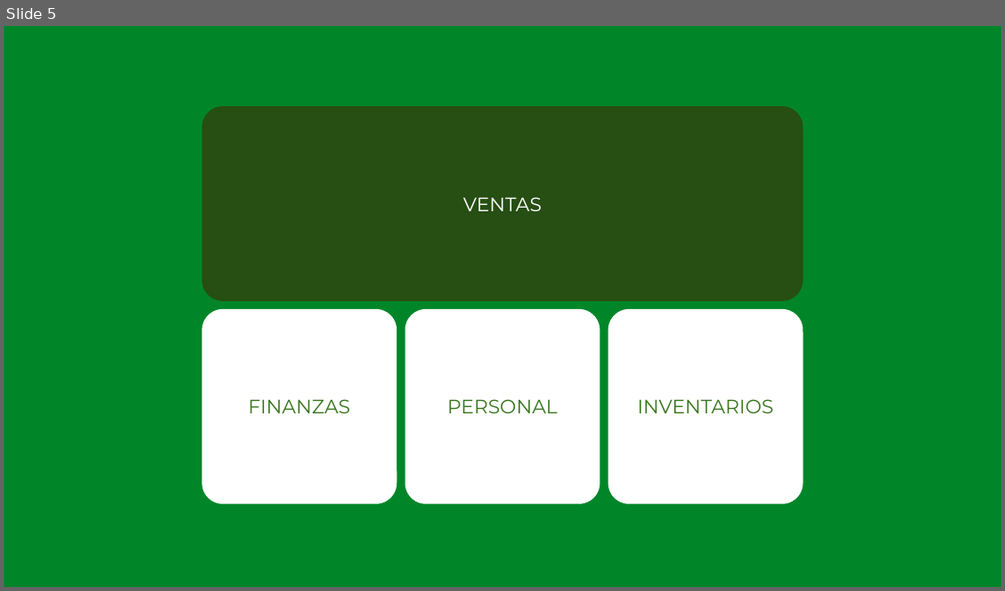
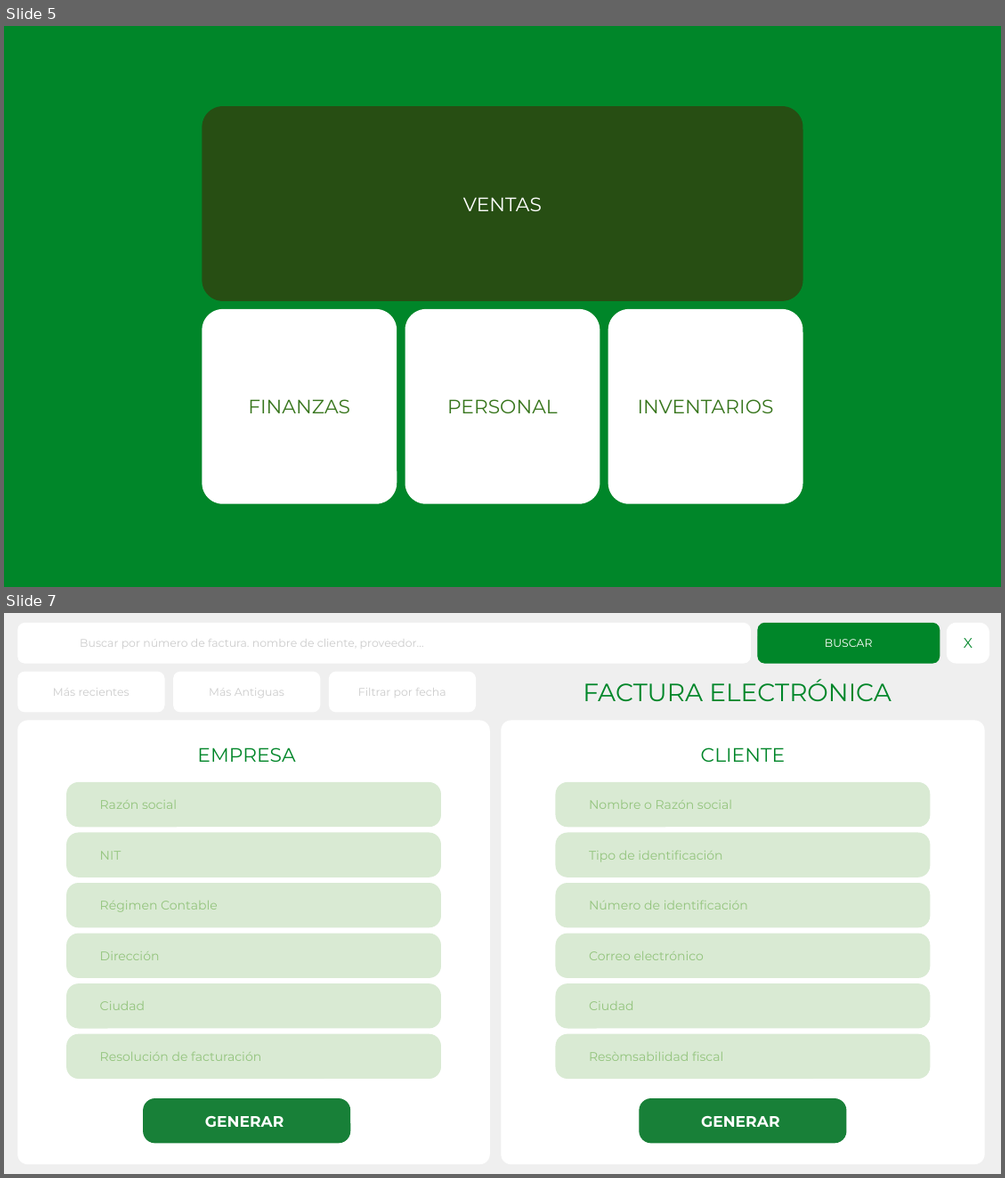
Before and after one commit to edwynacosta/PALMA-WEB, a slide deck: Listas de Interfaces PALMA Software.pptx. Shown one above the other, each under a label of ours: slide 5 before the commit, slides 5 and 7 after it; the slides between them are not shown. The pictures are 1005x591 and 1005x1178 pixels, drawn with LibreOffice and Linux fonts; fonts in the diff are those of the drawing. Boxes give left, top, right and bottom in pixels: in the first picture for what was removed or moved away, otherwise in the second. Text is boxed around its words. In the diff, an @@ line names an element or a change of style, - is before the commit and + after.

```diff
--- a/Listas de Interfaces PALMA Software.pptx
+++ b/Listas de Interfaces PALMA Software.pptx
@@ slide 7 added at <box>4,613,1001,1174</box>, background #EFEFEF @@
@@ rounded rectangle added at <box>18,623,750,663</box>, fill #FFFFFF, outline #FFFFFF 0.75 pt, 8 pt, text #CCCCCC @@
+Buscar por número de factura. nombre de cliente, proveedor…
@@ rounded rectangle added at <box>758,623,939,663</box>, fill #008629, outline #008629 0.75 pt, 8 pt, text #FFFFFF @@
+BUSCAR
@@ rounded rectangle added at <box>947,623,989,663</box>, fill #FFFFFF, outline #FFFFFF 0.75 pt, 10 pt, text #008629 @@
+X
@@ rounded rectangle added at <box>18,672,163,712</box>, fill #FFFFFF, outline #FFFFFF 0.75 pt, 8 pt, text #CCCCCC @@
+Más recientes
@@ rounded rectangle added at <box>173,672,319,712</box>, fill #FFFFFF, outline #FFFFFF 0.75 pt, 8 pt, text #CCCCCC @@
+Más Antiguas
@@ rounded rectangle added at <box>329,672,475,712</box>, fill #FFFFFF, outline #FFFFFF 0.75 pt, 8 pt, text #CCCCCC @@
+Filtrar por fecha
@@ text added at <box>582,679,890,701</box>, 18 pt, text #008629 @@
+FACTURA ELECTRÓNICA
@@ rounded rectangle added at <box>18,721,489,1163</box>, fill #FFFFFF, outline #FFFFFF 0.75 pt @@
@@ rounded rectangle added at <box>502,721,984,1163</box>, fill #FFFFFF, outline #FFFFFF 0.75 pt @@
@@ text added at <box>197,747,295,762</box>, 14 pt, text #008629 @@
+EMPRESA
@@ text added at <box>701,747,785,762</box>, 14 pt, text #008629 @@
+CLIENTE
@@ rounded rectangle added at <box>67,782,441,827</box>, fill #D9EAD3, outline #D9EAD3 0.75 pt, 9 pt, text #93C47D @@
+Razón social
@@ rounded rectangle added at <box>556,782,930,827</box>, fill #D9EAD3, outline #D9EAD3 0.75 pt, 9 pt, text #93C47D @@
+Nombre o Razón social
@@ rounded rectangle added at <box>67,834,441,877</box>, fill #D9EAD3, outline #D9EAD3 0.75 pt, 9 pt, text #93C47D @@
+NIT
@@ rounded rectangle added at <box>556,834,930,877</box>, fill #D9EAD3, outline #D9EAD3 0.75 pt, 9 pt, text #93C47D @@
+Tipo de identificación
@@ rounded rectangle added at <box>67,884,441,927</box>, fill #D9EAD3, outline #D9EAD3 0.75 pt, 9 pt, text #93C47D @@
+Régimen Contable
@@ rounded rectangle added at <box>556,884,930,927</box>, fill #D9EAD3, outline #D9EAD3 0.75 pt, 9 pt, text #93C47D @@
+Número de identificación
@@ rounded rectangle added at <box>67,934,441,978</box>, fill #D9EAD3, outline #D9EAD3 0.75 pt, 9 pt, text #93C47D @@
+Dirección
@@ rounded rectangle added at <box>556,934,930,978</box>, fill #D9EAD3, outline #D9EAD3 0.75 pt, 9 pt, text #93C47D @@
+Correo electrónico
@@ rounded rectangle added at <box>67,984,441,1028</box>, fill #D9EAD3, outline #D9EAD3 0.75 pt, 9 pt, text #93C47D @@
+Ciudad
@@ rounded rectangle added at <box>556,984,930,1028</box>, fill #D9EAD3, outline #D9EAD3 0.75 pt, 9 pt, text #93C47D @@
+Ciudad
@@ rounded rectangle added at <box>67,1035,441,1078</box>, fill #D9EAD3, outline #D9EAD3 0.75 pt, 9 pt, text #93C47D @@
+Resolución de facturación
@@ rounded rectangle added at <box>556,1035,930,1078</box>, fill #D9EAD3, outline #D9EAD3 0.75 pt, 9 pt, text #93C47D @@
+Resòmsabilidad fiscal
@@ rounded rectangle added at <box>144,1098,350,1143</box>, fill #188038, outline #188038 0.75 pt, 11 pt, text #FFFFFF, bold @@
+GENERAR
@@ rounded rectangle added at <box>639,1098,845,1143</box>, fill #188038, outline #188038 0.75 pt, 11 pt, text #FFFFFF, bold @@
+GENERAR
```
Also in this commit, not shown: 4 slides changed, 6 other slides added.
